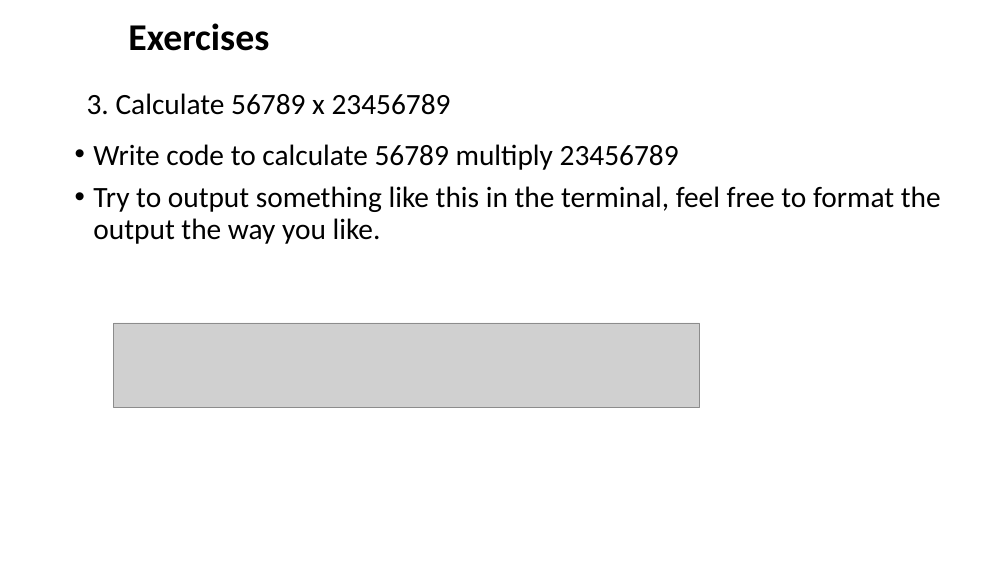
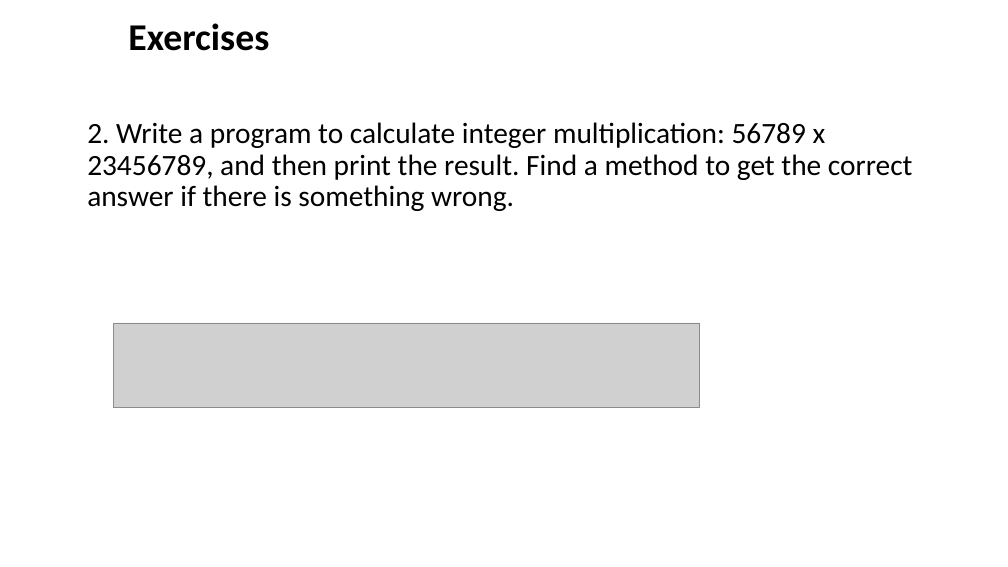
Before and after one commit to ShiqiYu/CPP, a slide deck: slide 14 of week02/Lab02.pptx (slide 15 before the commit). Drawn at 1008x567 pixels with LibreOffice and Linux fonts; fonts in the diff are those of the drawing; grey boxes stand for pictures; background and template pictures are left out. Boxes give left, top, right and bottom in pixels: in the first picture for what was removed or moved away, otherwise in the second. Text is boxed around its words. In the diff, an @@ line names an element or a change of style, - is before the commit and + after.

```diff
--- a/week02/Lab02.pptx
+++ b/week02/Lab02.pptx
@@ title at bbox=[87, 122, 913, 211]: text changed @@
-3. Calculate 56789 x 23456789
+2. Write a program to calculate integer multiplication: 56789 x 23456789, and then print the result. Find a method to get the correct answer if there is something wrong.
@@ text removed at bbox=[93, 144, 941, 244] @@
-• Write code to calculate 56789 multiply 23456789
-• Try to output something like this in the terminal, feel free to format the output the way you like.
```
Also in this commit, not shown: 4 other slides changed, 3 slides removed.
